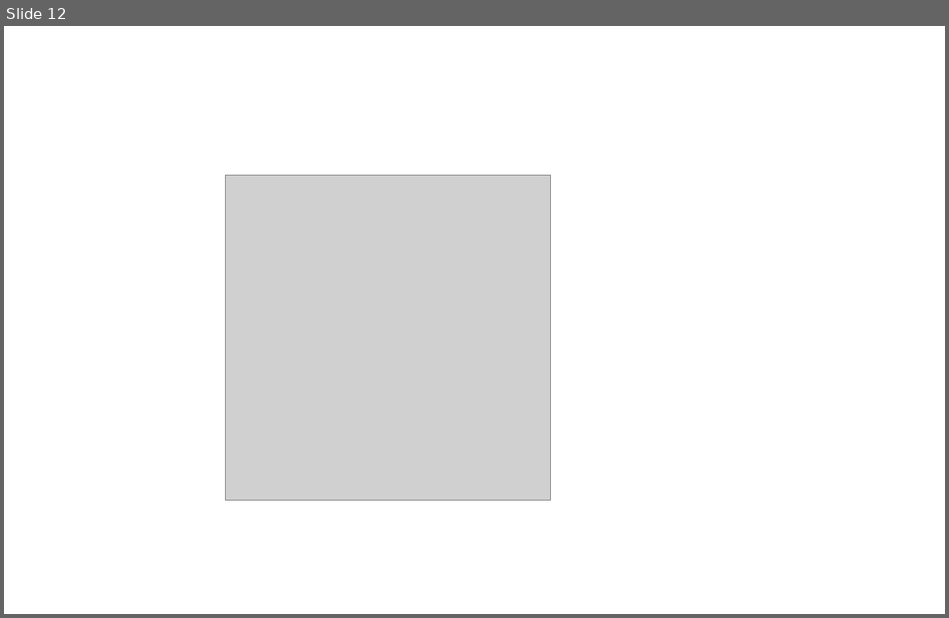
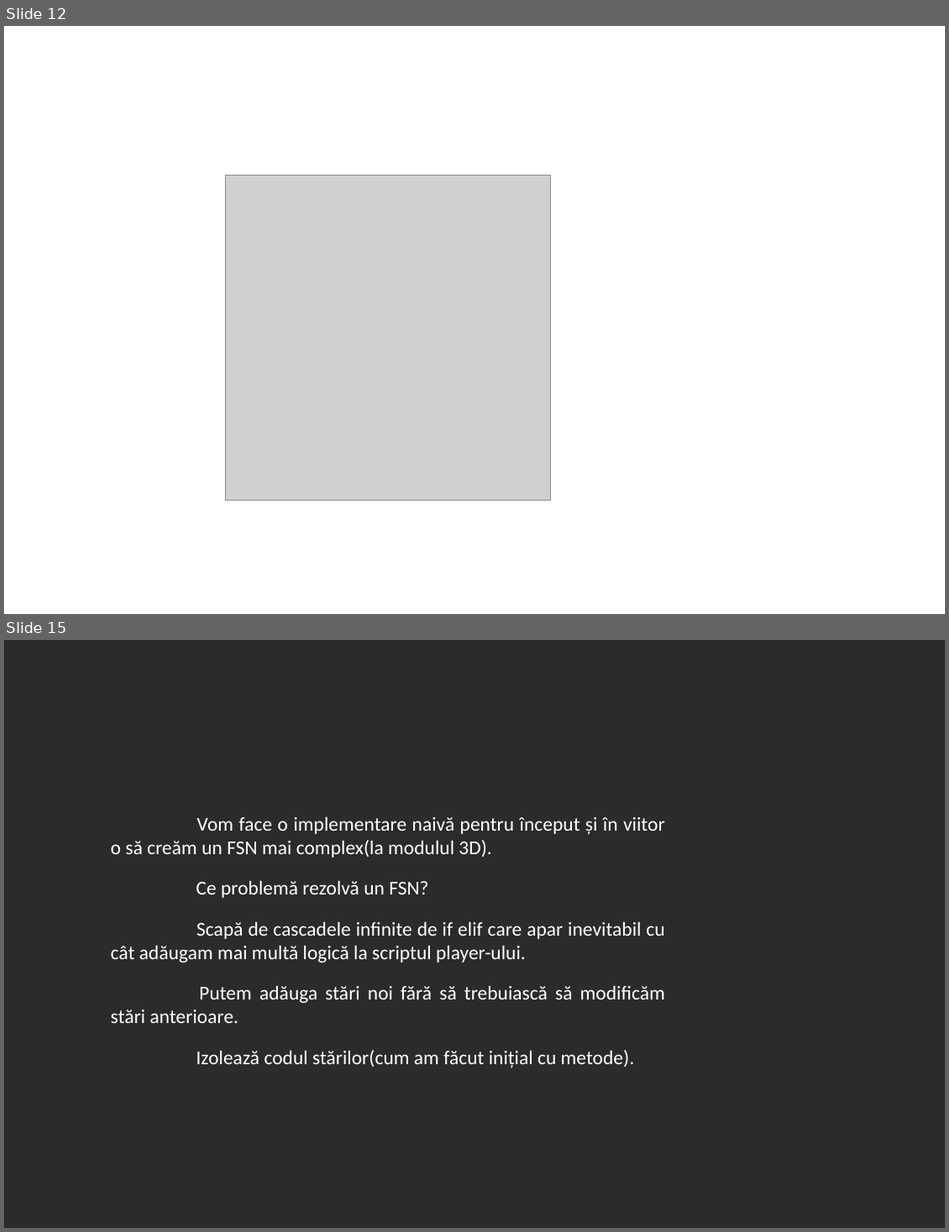
Before and after one commit to 0xspiderr/gdc-upt-presentations, a slide deck: presentation_3/presentation_3.odp. Shown one above the other, each under a label of ours: slide 12 before the commit, slides 12 and 15 after it; the slides between them are not shown. The pictures are 949x618 and 949x1232 pixels, drawn with LibreOffice and Linux fonts; fonts in the diff are those of the drawing; grey boxes stand for pictures; background and template pictures are left out; a plain dark background stands for a picture behind light text. Boxes give left, top, right and bottom in pixels: in the first picture for what was removed or moved away, otherwise in the second. Text is boxed around its words. In the diff, an @@ line names an element or a change of style, - is before the commit and + after.

```diff
--- a/presentation_3/presentation_3.odp
+++ b/presentation_3/presentation_3.odp
@@ slide 15 added at (4,640,945,1228), background picture (left out) @@
@@ text added at (111,816,665,1068), 16.6 pt, text #FFFFFF @@
+Vom face o implementare naivă pentru început și în viitor o să creăm un FSN mai complex(la modulul 3D).
+Ce problemă rezolvă un FSN?
+Scapă de cascadele infinite de if elif care apar inevitabil cu cât adăugam mai multă logică la scriptul player-ului.
+Putem adăuga stări noi fără să trebuiască să modificăm stări anterioare.
+Izolează codul stărilor(cum am făcut inițial cu metode).
```
Also in this commit, not shown: 13 other slides added, 6 other files.
